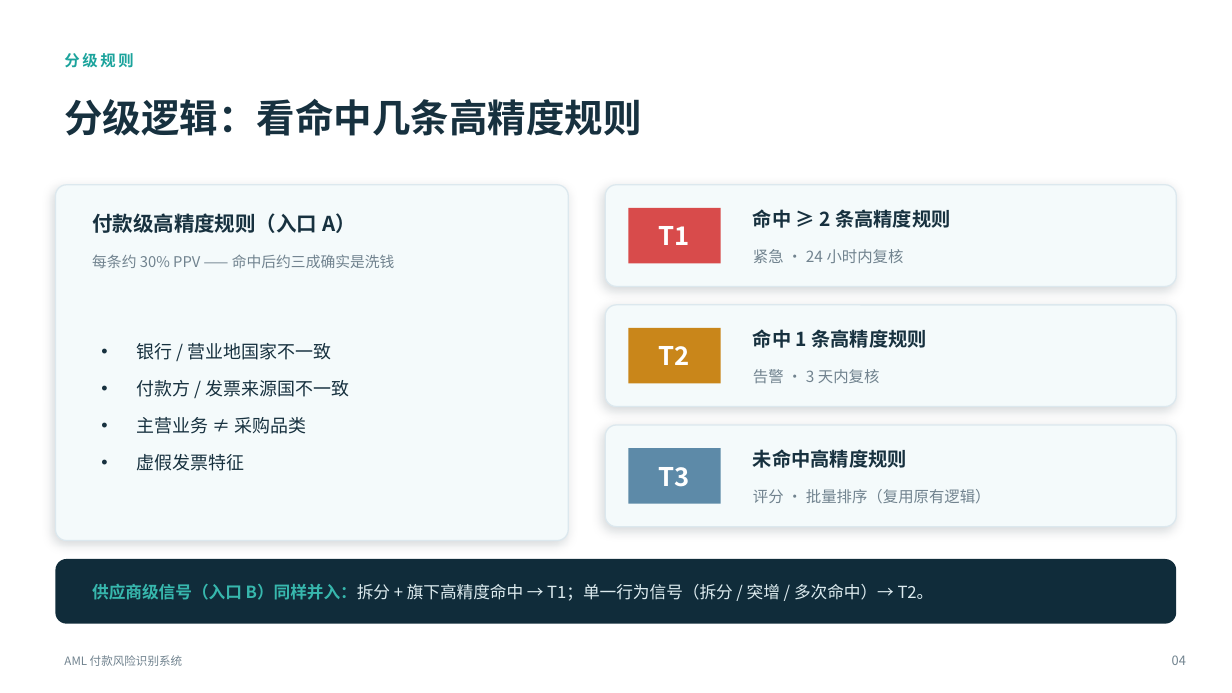
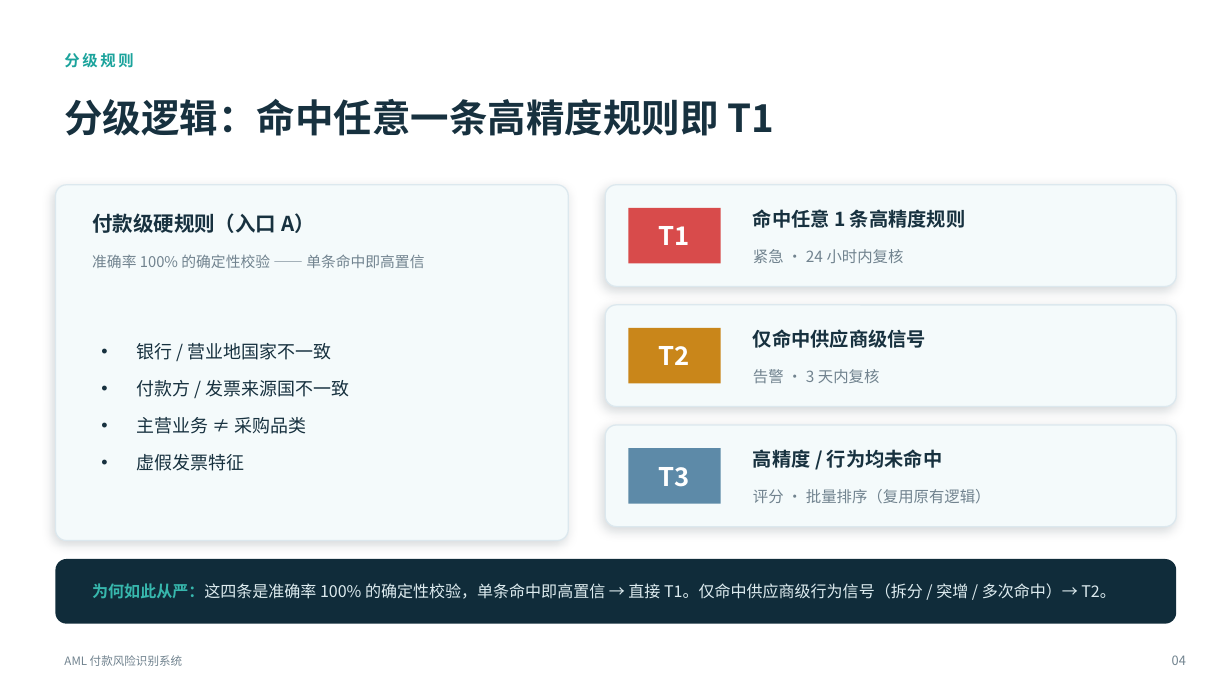
Before and after one commit to strangeromo-cloud/aml-backend, a slide deck: slide 4 of ppt/AML-System-Walkthrough-Legal-CN.pptx. Drawn at 1232x693 pixels with LibreOffice and Linux fonts; fonts in the diff are those of the drawing. Boxes give left, top, right and bottom in pixels: in the first picture for what was removed or moved away, otherwise in the second. Text is boxed around its words. In the diff, an @@ line names an element or a change of style, - is before the commit and + after.

```diff
--- a/ppt/AML-System-Walkthrough-Legal-CN.pptx
+++ b/ppt/AML-System-Walkthrough-Legal-CN.pptx
@@ text at [64, 99, 775, 136]: text changed @@
-分级逻辑：看命中几条高精度规则
+分级逻辑：命中任意一条高精度规则即 T1
@@ text at [753, 209, 965, 228]: text changed @@
-命中 ≥ 2 条高精度规则
+命中任意 1 条高精度规则
@@ text at [92, 213, 315, 233]: text changed @@
-付款级高精度规则（入口 A）
+付款级硬规则（入口 A）
@@ text at [92, 254, 424, 268]: text changed @@
-每条约 30% PPV —— 命中后约三成确实是洗钱
+准确率 100% 的确定性校验 —— 单条命中即高置信
@@ text at [753, 329, 926, 348]: text changed @@
-命中 1 条高精度规则
+仅命中供应商级信号
@@ text at [753, 449, 942, 468]: text changed @@
-未命中高精度规则
+高精度 / 行为均未命中
@@ text at [92, 583, 1116, 599]: text changed; size 13 to 12.5 pt @@
-供应商级信号（入口 B）同样并入：拆分 + 旗下高精度命中 → T1；单一行为信号（拆分 / 突增 / 多次命中）→ T2。
+为何如此从严：这四条是准确率 100% 的确定性校验，单条命中即高置信 → 直接 T1。仅命中供应商级行为信号（拆分 / 突增 / 多次命中）→ T2。
```
Also in this commit, not shown: 1 other slide changed, 3 other files.
